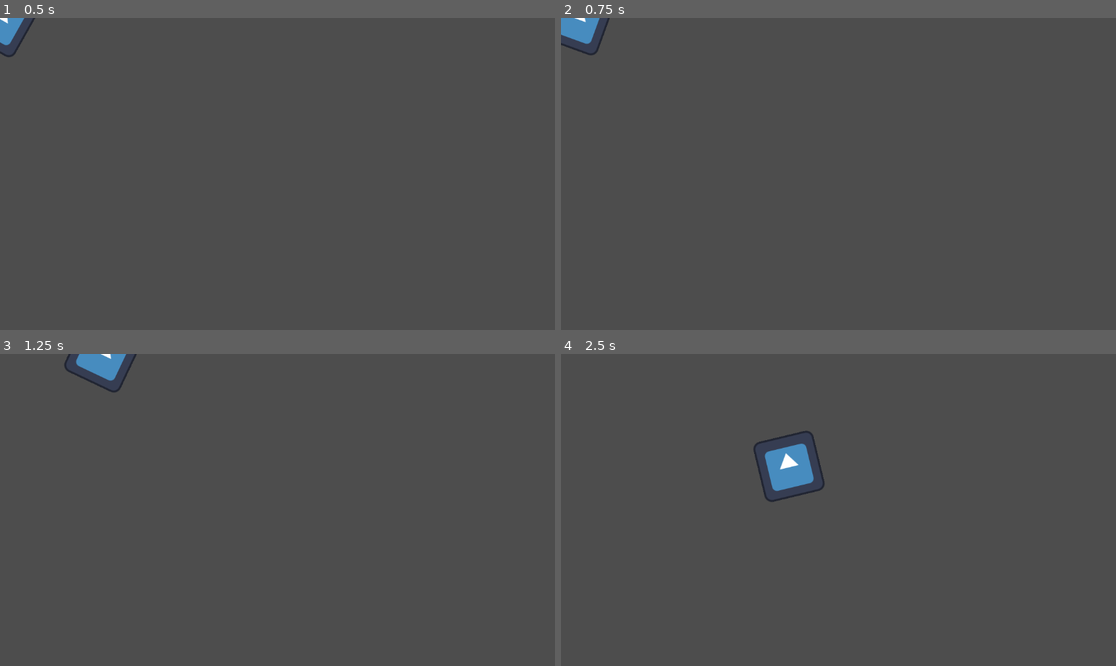
Above: before the commit, frames 1-4 (two rows, left to right).
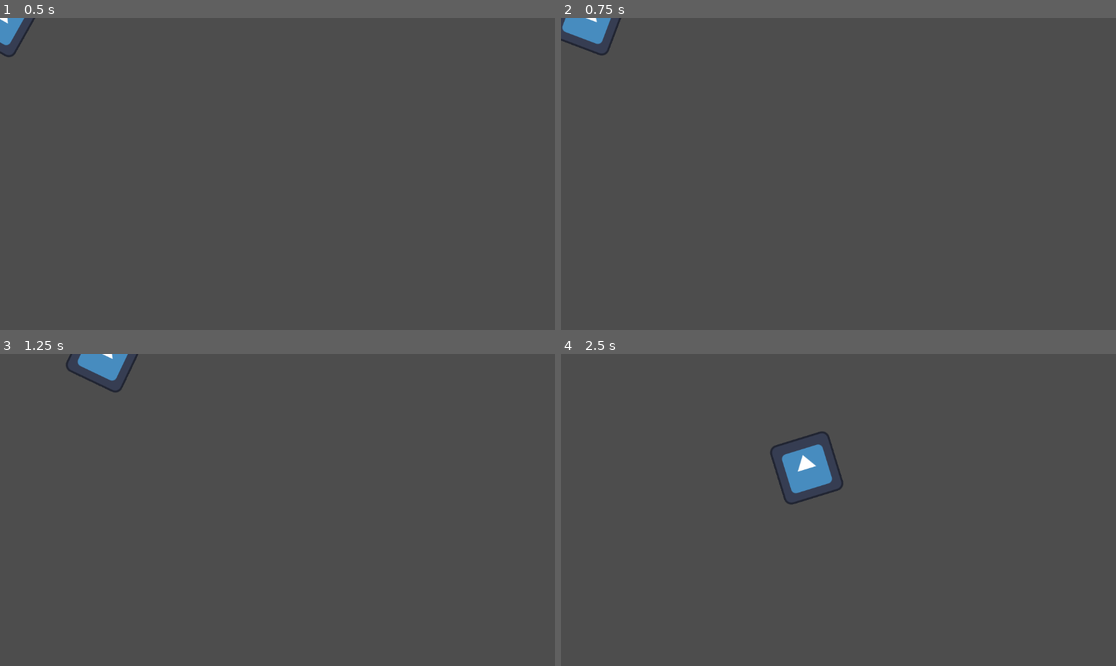
Above: after the commit, the same moments.

Repository: ReillyWitte/dungeon_delver
Game: Godot game, scene res://player_scenes/character_body_2d.tscn
Same seed, same stepped clock (60 frames per second), same inputs: the game is played once before the commit and once after it. The engine's default icon, where the game draws it, is replaced by a stand-in: a white triangle on a blue panel in a dark square.
Inputs (mouse positions are in pixels of both pictures, inside the frame that each line leads up to):
- Up to frame 1 (0.5 s): no input
- Up to frame 2 (0.75 s): tap Enter at 0.5 s; move the mouse to (960, 158) at 0.52 s; hold D (right) from 0.53 s (still down); click (960, 158) at 0.6 s
- Up to frame 3 (1.25 s): keep holding D (right)
- Up to frame 4 (2.5 s): move the mouse to (727, 525) at 1.27 s; release D (right) at 1.28 s; hold S (down) 1.28-2.03 s; click (727, 525) at 1.35 s; move the mouse to (894, 441) at 2.02 s; hold D (right) from 2.03 s (still down); tap Space (roll) at 2.1 s; click (894, 441) at 2.3 s

Frame 1 is identical in both runs. In frame 2, 0.5% of the frame differs, in the area x 0-11%, y 0-13%; in frame 3, 0.2%; in frame 4, 1.6%, in the area x 34-51%, y 24-49%.

Commit message:
movement and attack

Diff:
--- a/player_scenes/player.gd
+++ b/player_scenes/player.gd
@@ -7,8 +7,8 @@
 @export var dash_cooldown: float = 0.5
 
 # --- Configuration: Combat ---
-@export var attack_duration: float = 0.15 # How long the sword swing animation lasts
-@export var attack_movement: float = 100.0 # How fast the player can move while attacking
+@export var attack_duration: float = 0.3 # How long the sword swing animation lasts
+@export var attack_speed_multiplier: float = 0.50 # Multiplier for movement speed while attacking (0.25 means 25% of base speed)
 
 # --- Internal Variables ---
 var dash_timer: float = 0.0
@@ -24,7 +24,7 @@
 	# This ensures the sword (which should be a child of this node) is pointing correctly.
 	if is_attacking:
 		# Optionally lock rotation while attacking for specific animations
-		pass
+		look_at(get_global_mouse_position())
 	else:
 		look_at(get_global_mouse_position())
 
@@ -36,16 +36,19 @@
 		attack_timer = attack_duration
 		# At this point, you would trigger the sword animation and collision box.
 		print("Sword Attack Started!")
+
 # --- Physics Process (Movement and Action Logic) ---
-
 func _physics_process(delta):
+	# Read movement input once per frame so all states can access it
+	var input_vector = Input.get_vector("left", "right", "up", "down").normalized()
 	# 1. Update Timers
 	if cooldown_timer > 0.0:
 		cooldown_timer -= delta
 	if is_attacking:
 		# --- ATTACKING STATE ---
-		# Stop all movement while attacking (e.g., during wind-up/follow-through)
-		velocity = Vector2.ZERO
+		# Apply reduced movement while attacking
+		# The player moves in the input direction at a fraction of the base speed
+		velocity = input_vector * (speed * attack_speed_multiplier)
 		attack_timer -= delta
 		if attack_timer <= 0.0:
 			is_attacking = false
@@ -60,7 +63,6 @@
 			velocity = Vector2.ZERO # Stop immediately after dash
 	else:
 		# --- NORMAL STATE ---
-		var input_vector = Input.get_vector("left", "right", "up", "down").normalized()
 		# Check for Attack (Input action "attack" assumed to be mouse click)
 		if Input.is_action_just_pressed("attack"):
 			start_attack()
@@ -76,5 +78,6 @@
 		else:
 			# Apply normal movement
 			velocity = input_vector * speed
+
 	# Execute movement for all states (even if velocity is 0)
 	move_and_slide()
